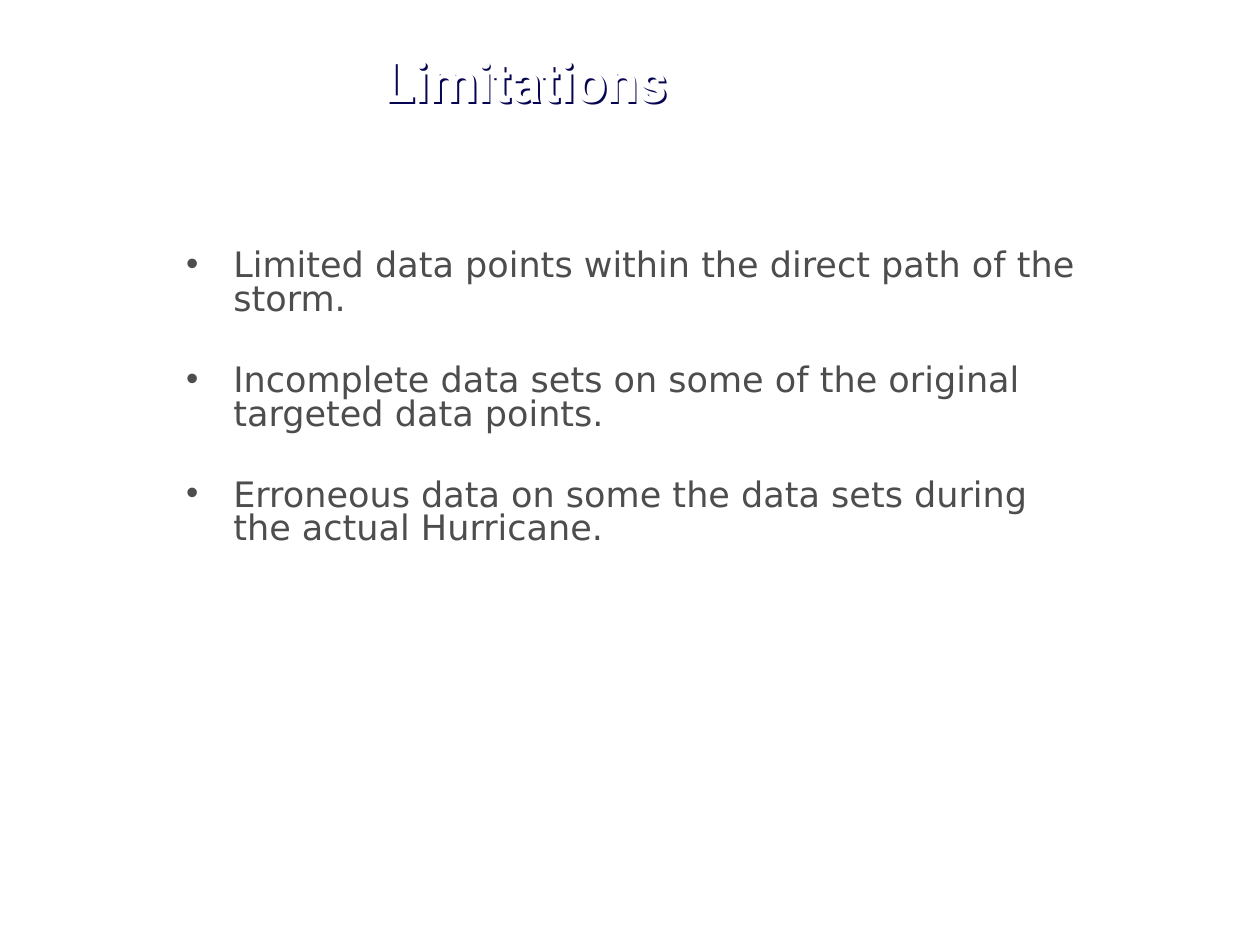
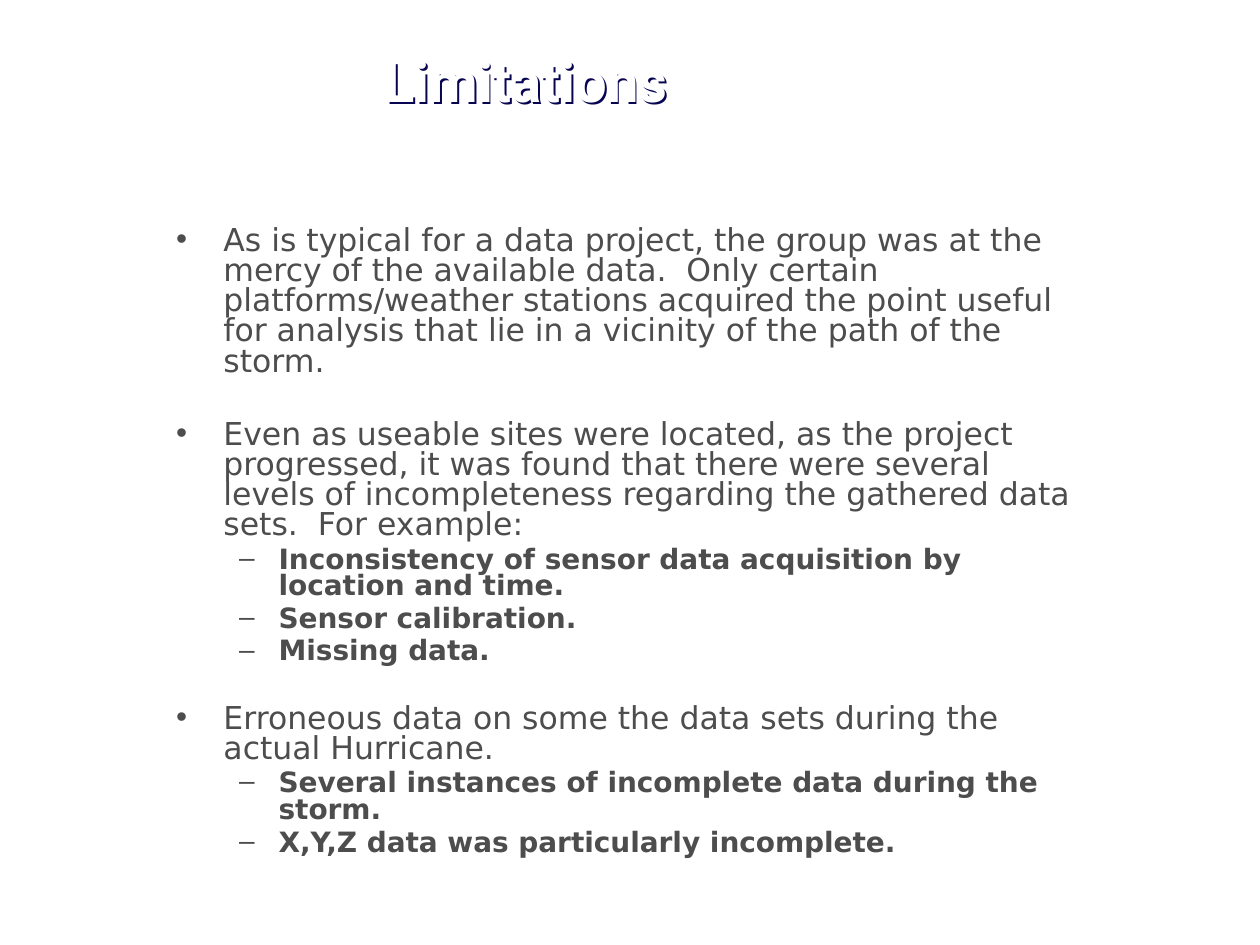
Before and after one commit to j1-aggie/Hurricane_Harvey_Analysis, a slide deck: slide 13 of Final Presentation.pptx (slide 12 before the commit). Drawn at 1260x945 pixels with LibreOffice and Linux fonts; fonts in the diff are those of the drawing; background and template pictures are left out. Boxes give left, top, right and bottom in pixels: in the first picture for what was removed or moved away, otherwise in the second. Text is boxed around its words. In the diff, an @@ line names an element or a change of style, - is before the commit and + after.

```diff
--- a/Final Presentation.pptx
+++ b/Final Presentation.pptx
@@ text "As is typical for a ...": place and size @@
-text "As is typical for a ..." at box(233, 250, 1074, 541)
+text "As is typical for a ..." at box(223, 227, 1070, 858)
@@ text at box(223, 227, 1070, 666): text changed; size 20 to 18 pt @@
-• Limited data points within the direct path of the storm.
-• Incomplete data sets on some of the original targeted data points.
+• As is typical for a data project, the group was at the mercy of the available data. Only certain platforms/weather stations acquired the point useful for analysis that lie in a vicinity of the path of the storm.
+• Even as useable sites were located, as the project progressed, it was found that there were several levels of incompleteness regarding the gathered data sets. For example:
+  – Inconsistency of sensor data acquisition by location and time.
+  – Sensor calibration.
+  – Missing data.
@@ text at box(223, 705, 998, 760): size 20 to 18 pt in "Erroneous data on some the data sets ..." @@
@@ text at box(279, 770, 1038, 858): paragraphs added @@
+  – Several instances of incomplete data during the storm.
+  – X,Y,Z data was particularly incomplete.
```
Also in this commit, not shown: 11 other slides changed, 1 slide added, 2 other files.
